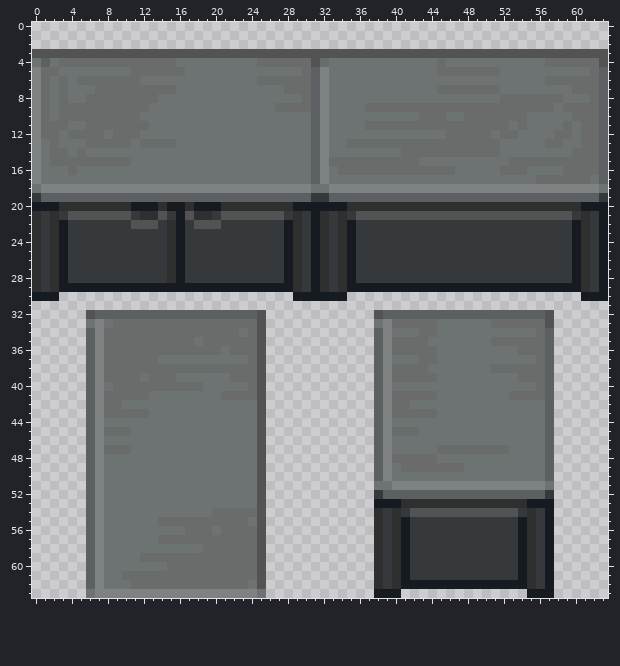
Two states of a pixel-art sprite, Resources/Textures/_Nuclear14/Structures/Furniture/Tables/counters.rsi/metal_counter.png. Above is the file before it was changed.
The file is 64x64 pixels.
After:
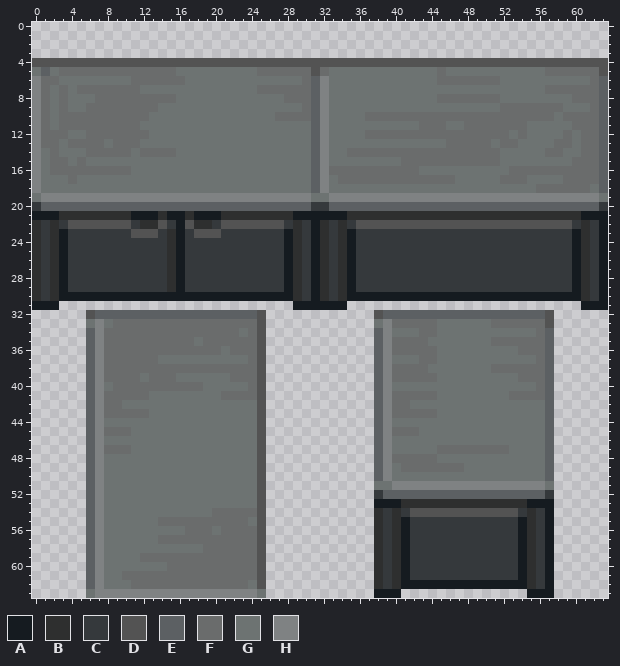
Palette (. is transparent): A #151b20  B #2e2f2f  C #35393c  D #535353  E #5c6063  F #6a6c6c  G #6d7372  H #7f8283
Commit: Working metal counters excluding the cross
What changed:
y 3: x 0..63 DDDDDDDDDDDDDDDDDDDDDDDDDDDDDDDDDDDDDDDDDDDDDDDDDDDDDDDDDDDDDDDD -> ................................................................
y 4: x 0..30 GEGFFFFFFFFFFFFFGGGGGGGGGFFFFFF -> DDDDDDDDDDDDDDDDDDDDDDDDDDDDDDD; x 32..62 FGGGGGGGGGGGGFGGGGGGGGGGGFFFFFF -> DDDDDDDDDDDDDDDDDDDDDDDDDDDDDDD
y 5: x 0..10 HFFGGGGGGGG -> GEGFFFFFFFF; x 16 F -> G; x 25..29 GGGGG -> FFFFF; x 31..32 EH -> DF; x 46..51 FFFFFF -> GGGGGG; x 57..61 GGGGG -> FFFFF; x 63 E -> D
y 6: x 2..3 GF -> FG; x 5..10 FFFFFF -> GGGGGG; x 12..16 GGGGG -> FFFFF; x 25..29 FFFFF -> GGGGG; x 45..51 GGGGGGG -> FFFFFFF; x 57..61 FFFFF -> GGGGG
y 7: x 5..6 GG -> FF; x 12..15 FFFF -> GGGG; x 25..27 GGG -> FFF; x 45..51 FFFFFFF -> GGGGGGG; x 57..59 GGG -> FFF
y 8: x 6 F -> G; x 14..15 GG -> FF; x 28..29 GG -> FF; x 45..58 GGGGGGGFFFFFFF -> FFFFFFFGGGGGGG; x 60..61 GG -> FF
y 9: x 4..5 FF -> GG; x 13 G -> F; x 27..29 FFF -> GGG; x 37..51 FFFFFFFFFFFFFFF -> GGGGGGGGGGGGGGG; x 58..61 GFFF -> FGGG
y 10: x 12 G -> F; x 27..30 GGGG -> FFFF; x 37..42 GGGGGG -> FFFFFF; x 46..47 GG -> FF; x 55..57 GGG -> FFF; x 59 G -> F
y 11: x 2 F -> G; x 4..5 GG -> FF; x 12 F -> G; x 37..42 FFFFFF -> GGGGGG; x 46..47 FF -> GG; x 53 G -> F; x 59..60 FG -> GF
y 12: x 3..5 GFF -> FGG; x 8 G -> F; x 12 G -> F; x 37..45 GGGGGGGGG -> FFFFFFFFF; x 51 G -> F; x 53..54 FG -> GF; x 58 F -> G
y 13: x 1 G -> F; x 4..5 GG -> FF; x 8 F -> G; x 11..15 GFFFF -> FGGGG; x 35..45 FFFFFFFFFFF -> GGGGGGGGGGG; x 51..53 FGG -> GFF; x 57 F -> G; x 59 G -> F
y 14: x 3 F -> G; x 5..10 FGGGGG -> GFFFFF; x 12..15 GGGG -> FFFF; x 35..40 GGGGGG -> FFFFFF; x 57..58 GG -> FF; x 60 F -> G
y 15: x 4 F -> G; x 6..10 FFFFF -> GGGGG; x 33..40 FFFFFFFF -> GGGGGGGG; x 43..51 GGGGGGGGG -> FFFFFFFFF; x 53..59 FFFFFFF -> GGGGGGG
y 16: x 2..3 GG -> FF; x 5..10 GGGGGG -> FFFFFF; x 33 G -> F; x 43..46 FFFF -> GGGG; x 52 F -> G; x 55..58 GGGG -> FFFF
y 17: x 4 G -> F; x 34..46 GGGGGGGGGGGGG -> FFFFFFFFFFFFF; x 52..54 GGG -> FFF; x 56..58 FFF -> GGG; x 62 G -> F
y 18: x 0..63 GHHHHHHHHHHHHHHHHHHHHHHHHHHHHHHGGHHHHHHHHHHHHHHHHHHHHHHHHHHHHHHG -> HGGGGGGGGGGGGGGGGGGGGGGGGGGGGGGEHGGGGGGGGGGGGGGGGGGGGGGGFFFFFFGE
y 19: x 0..63 CEEEEEEEEEEEEEEEEEEEEEEEEEEEEEECCEEEEEEEEEEEEEEEEEEEEEEEEEEEEEEC -> GHHHHHHHHHHHHHHHHHHHHHHHHHHHHHHGGHHHHHHHHHHHHHHHHHHHHHHHHHHHHHHG
y 20: x 0..63 AAABBBBBBBBAAABAABAAABBBBBBBBAAAAAABBBBBBBBBBBBBBBBBBBBBBBBBBAAA -> CEEEEEEEEEEEEEEEEEEEEEEEEEEEEEECCEEEEEEEEEEEEEEEEEEEEEEEEEEEEEEC
y 21: x 0..15 BCBCDDDDDDDCBBDC -> AAABBBBBBBBAAABA; x 17..30 DBBCDDDDDDDCBC -> BAAABBBBBBBBAA; x 32..62 BCBCDDDDDDDDDDDDDDDDDDDDDDDDCBC -> AAABBBBBBBBBBBBBBBBBBBBBBBBBBAA
y 22: x 3..15 ACCCCCCCDDDCB -> CDDDDDDDCBBDC; x 17..28 CDDDCCCCCCCA -> DBBCDDDDDDDC; x 35..60 ACCCCCCCCCCCCCCCCCCCCCCCCA -> CDDDDDDDDDDDDDDDDDDDDDDDDC
y 23: x 11..13 CCC -> DDD; x 18..20 CCC -> DDD
y 29: x 4..15 AAAAAAAAAAAA -> CCCCCCCCCCCB; x 17..27 AAAAAAAAAAA -> CCCCCCCCCCC; x 36..59 AAAAAAAAAAAAAAAAAAAAAAAA -> CCCCCCCCCCCCCCCCCCCCCCCC
y 30: x 0..30 AAA..........................AA -> BCBAAAAAAAAAAAAAAAAAAAAAAAAAABC; x 32..62 AAA..........................AA -> BCBAAAAAAAAAAAAAAAAAAAAAAAAAABC
y 31: x 0..2 ... -> AAA; x 29..34 ...... -> AAAAAA; x 61..63 ... -> AAA
